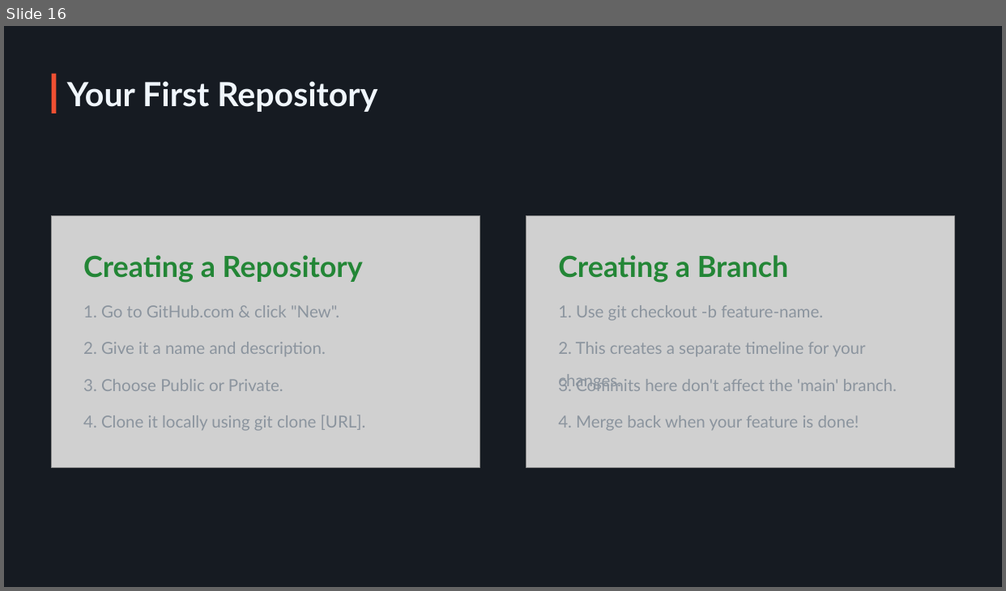
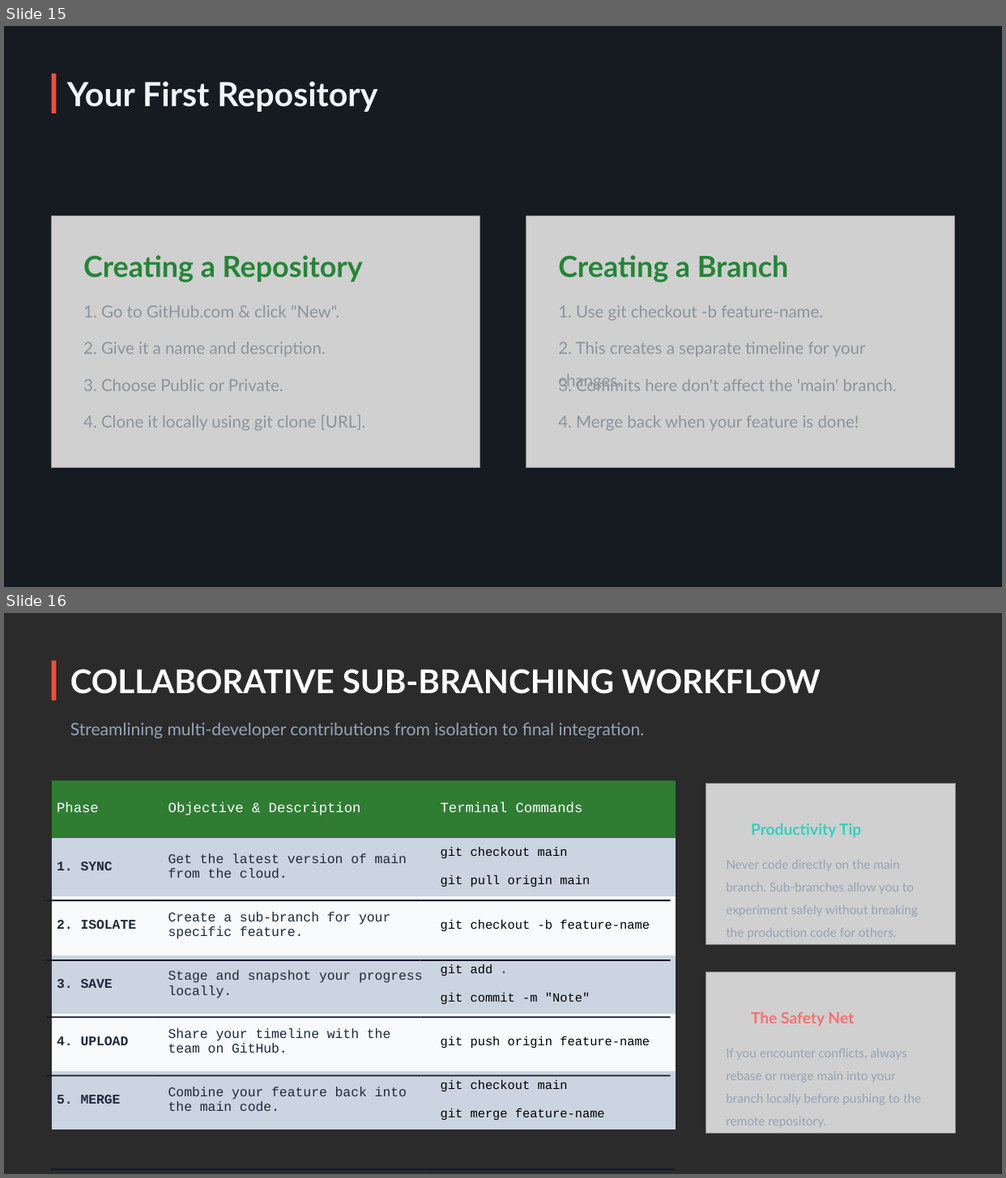
Before and after one commit to skully0709/internship---linkcode, a slide deck: github/my-project/Git & GitHub Mastery.pptx. Shown one above the other, each under a label of ours: slide 16 before the commit, slides 15 and 16 after it. The pictures are 1006x591 and 1006x1178 pixels, drawn with LibreOffice and Linux fonts; fonts in the diff are those of the drawing; grey boxes stand for pictures; background and template pictures are left out; a plain dark background stands for a picture behind light text. Boxes give left, top, right and bottom in pixels: in the first picture for what was removed or moved away, otherwise in the second. Text is boxed around its words. In the diff, an @@ line names an element or a change of style, - is before the commit and + after.

```diff
--- a/github/my-project/Git & GitHub Mastery.pptx
+++ b/github/my-project/Git & GitHub Mastery.pptx
@@ slide 16 added at [4, 613, 1002, 1174], background picture (left out) @@
@@ rectangle added at [52, 661, 57, 700], fill #F05032 @@
@@ text added at [70, 669, 820, 694], 31.5 pt, text #FFFFFF, bold @@
+COLLABORATIVE SUB-BRANCHING WORKFLOW
@@ text added at [70, 722, 645, 739], 16.5 pt, text #94A3B8 @@
+Streamlining multi-developer contributions from isolation to final integration.
@@ table added at [52, 781, 676, 1131], 6 rows, 3 columns @@
+Phase | Objective & Description | Terminal Commands
+1. SYNC | Get the latest version of main from the cloud. | git checkout main git pull origin main
+2. ISOLATE | Create a sub-branch for your specific feature. | git checkout -b feature-name
+3. SAVE | Stage and snapshot your progress locally. | git add . git commit -m "Note"
+4. UPLOAD | Share your timeline with the / team on GitHub. | git push origin feature-name
+5. MERGE | Combine your feature back into the main code. | git checkout main git merge feature-name
@@ picture added at [706, 784, 956, 945] @@
@@ text added at [751, 823, 861, 837], 15 pt, text #2DD4BF, bold @@
+Productivity Tip
@@ text added at [726, 860, 918, 939], 12 pt, text #94A3B8 @@
+Never code directly on the main branch. Sub-branches allow you to experiment safely without breaking the production code for others.
@@ rectangle added at [47, 900, 159, 901], fill #0F172A @@
@@ rectangle added at [159, 900, 421, 901], fill #0F172A @@
@@ rectangle added at [421, 900, 671, 901], fill #0F172A @@
@@ rectangle added at [47, 960, 159, 961], fill #0F172A @@
@@ rectangle added at [159, 960, 421, 961], fill #0F172A @@
@@ rectangle added at [421, 960, 671, 961], fill #0F172A @@
@@ picture added at [706, 973, 956, 1134] @@
@@ rectangle added at [47, 1016, 159, 1018], fill #0F172A @@
@@ rectangle added at [159, 1016, 421, 1018], fill #0F172A @@
@@ rectangle added at [421, 1016, 671, 1018], fill #0F172A @@
@@ text added at [751, 1012, 854, 1026], 15 pt, text #F87171, bold @@
+The Safety Net
@@ text added at [726, 1049, 921, 1127], 12 pt, text #94A3B8 @@
+If you encounter conflicts, always rebase or merge main into your branch locally before pushing to the remote repository.
@@ rectangle added at [47, 1075, 159, 1076], fill #0F172A @@
@@ rectangle added at [159, 1075, 421, 1076], fill #0F172A @@
@@ rectangle added at [421, 1075, 671, 1076], fill #0F172A @@
@@ rectangle added at [50, 1169, 163, 1171], fill #0F172A @@
@@ rectangle added at [163, 1169, 424, 1171], fill #0F172A @@
@@ rectangle added at [424, 1169, 674, 1171], fill #0F172A @@
@@ what was slide 16 is now slide 15 @@
```
Also in this commit, not shown: 3 slides changed, 5 other files.
